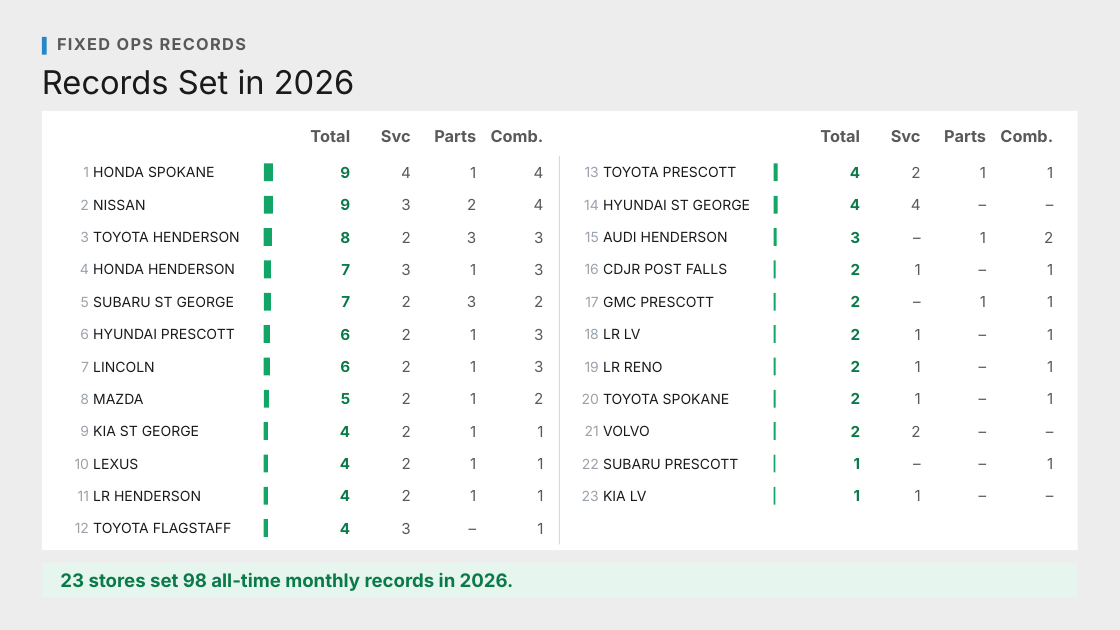
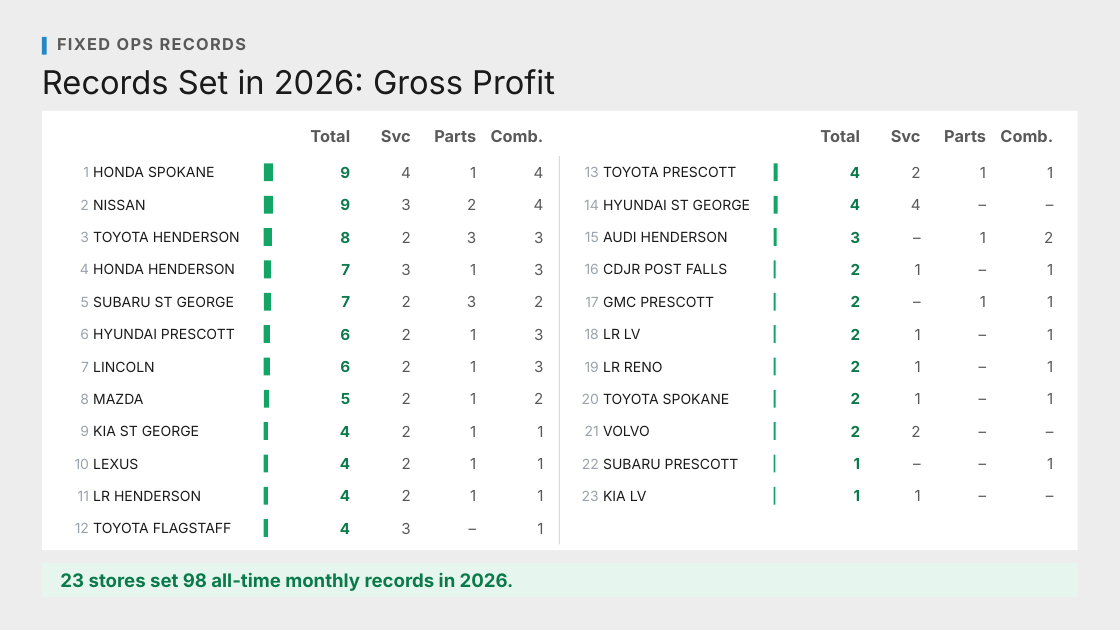
Before and after one commit to Ndresner/Noah, a slide deck: slide 2 of day2-deck/decks/Store Records with Net - Review.pptx. Drawn at 1120x630 pixels with LibreOffice and Linux fonts; fonts in the diff are those of the drawing. Boxes give left, top, right and bottom in pixels: in the first picture for what was removed or moved away, otherwise in the second. Text is boxed around its words. In the diff, an @@ line names an element or a change of style, - is before the commit and + after.

```diff
--- a/day2-deck/decks/Store Records with Net - Review.pptx
+++ b/day2-deck/decks/Store Records with Net - Review.pptx
@@ text at bbox=[42, 69, 555, 95]: text changed @@
-Records Set in 2026
+Records Set in 2026: Gross Profit
```
Also in this commit, not shown: 2 other slides changed, 2 other files.
